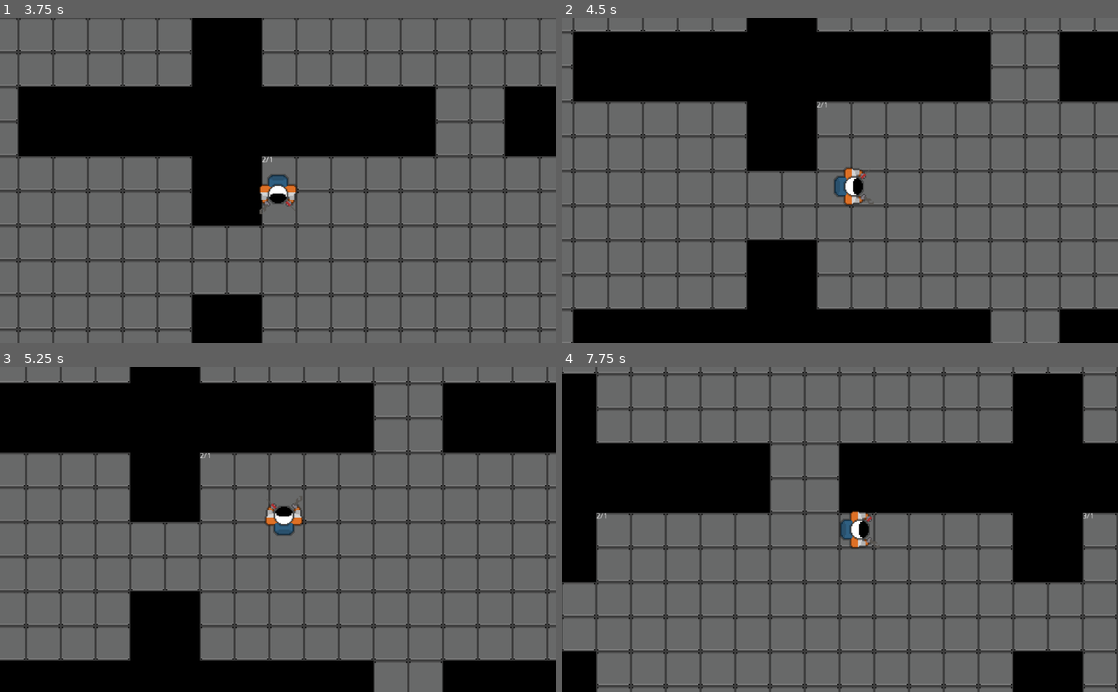
Above: before the commit, frames 1-4 (two rows, left to right).
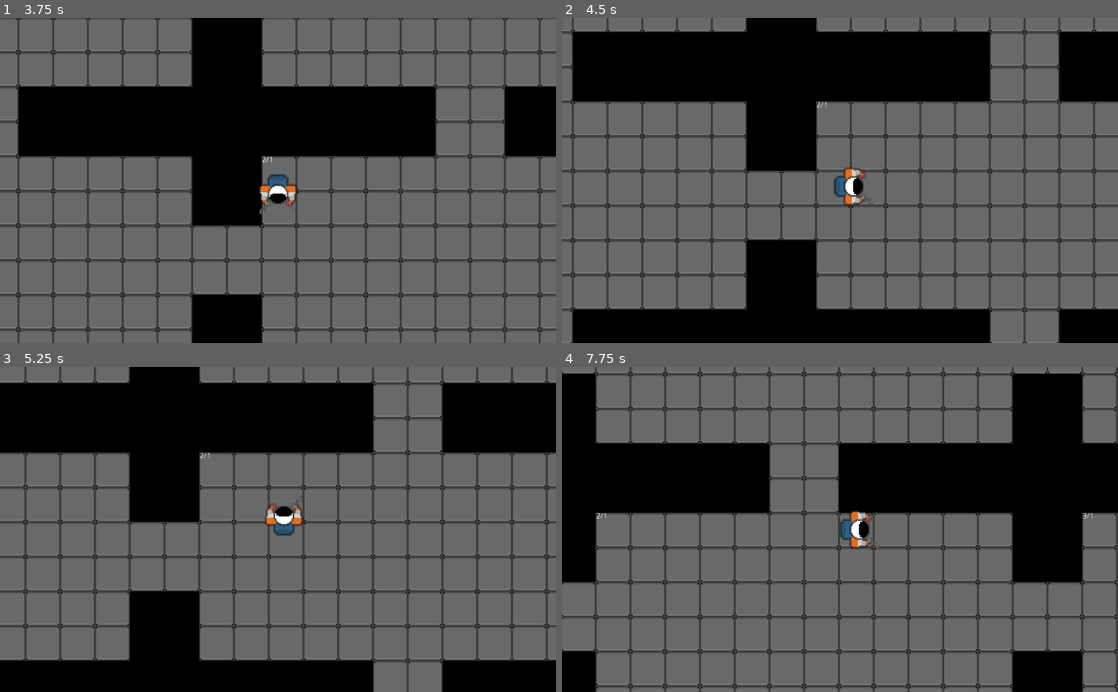
Above: after the commit, the same moments.

Repository: frankakn7/NothingIsPermanent
Game: Godot game, scene res://Main.tscn
The game is run twice, just before and just after one commit, with the same random seed, the same clock (stepped at 60 frames per second) and the same inputs.
Inputs:
- Up to frame 1 (3.75 s): hold W (move_up) 0.53-2.03 s; tap Enter at 1.25 s; tap Space at 2 s; hold A (move_left) 2.03-3.53 s; hold S (move_down) from 3.53 s (still down)
- Up to frame 2 (4.5 s): release S (move_down) at 4.28 s; hold D (move_right) from 4.28 s (still down)
- Up to frame 3 (5.25 s): release D (move_right) at 5.03 s; hold W (move_up) from 5.03 s (still down)
- Up to frame 4 (7.75 s): release W (move_up) at 5.78 s; hold D (move_right) from 5.78 s (still down)

Frame 1 is identical in both runs. In frame 2, 2.6% of the frame differs, in the area x 1-97%, y 0-100%; in frame 3, 2.8%; in frame 4, 3.1%, in the area x 0-100%, y 0-100%.

Commit message:
Added corridor walls

Diff:
--- a/Game_Files/Corridor.tscn
+++ b/Game_Files/CorridorHorizontal.tscn
@@ -18,6 +18,9 @@
 0/shapes = [  ]
 0/z_index = 0
 
+[sub_resource type="RectangleShape2D" id=2]
+extents = Vector2( 64, 10 )
+
 [node name="Corridor" type="Node2D"]
 
 [node name="TileMap" type="TileMap" parent="."]
@@ -25,3 +28,17 @@
 tile_set = SubResource( 1 )
 format = 1
 tile_data = PoolIntArray( 0, 0, 0, 1, 0, 0, 65536, 0, 0, 65537, 0, 0 )
+
+[node name="StaticBody2D" type="StaticBody2D" parent="."]
+position = Vector2( -10, -10 )
+
+[node name="CollisionShape2D" type="CollisionShape2D" parent="StaticBody2D"]
+position = Vector2( 74, 0 )
+shape = SubResource( 2 )
+
+[node name="StaticBody2D2" type="StaticBody2D" parent="."]
+position = Vector2( 138, 138 )
+
+[node name="CollisionShape2D" type="CollisionShape2D" parent="StaticBody2D2"]
+position = Vector2( -74, 0 )
+shape = SubResource( 2 )
--- /dev/null
+++ b/Game_Files/CorridorVertical.tscn
@@ -0,0 +1,44 @@
+[gd_scene load_steps=4 format=2]
+
+[ext_resource path="res://assets/tiles/base_tile.png" type="Texture" id=1]
+
+[sub_resource type="TileSet" id=1]
+0/name = "base_tile.png 0"
+0/texture = ExtResource( 1 )
+0/tex_offset = Vector2( 0, 0 )
+0/modulate = Color( 1, 1, 1, 1 )
+0/region = Rect2( 0, 0, 64, 64 )
+0/tile_mode = 0
+0/occluder_offset = Vector2( 0, 0 )
+0/navigation_offset = Vector2( 0, 0 )
+0/shape_offset = Vector2( 0, 0 )
+0/shape_transform = Transform2D( 1, 0, 0, 1, 0, 0 )
+0/shape_one_way = false
+0/shape_one_way_margin = 0.0
+0/shapes = [  ]
+0/z_index = 0
+
+[sub_resource type="RectangleShape2D" id=2]
+extents = Vector2( 10, 64 )
+
+[node name="Corridor" type="Node2D"]
+
+[node name="TileMap" type="TileMap" parent="."]
+z_index = -2
+tile_set = SubResource( 1 )
+format = 1
+tile_data = PoolIntArray( 0, 0, 0, 1, 0, 0, 65536, 0, 0, 65537, 0, 0 )
+
+[node name="StaticBody2D" type="StaticBody2D" parent="."]
+position = Vector2( -10, -10 )
+
+[node name="CollisionShape2D" type="CollisionShape2D" parent="StaticBody2D"]
+position = Vector2( 0, 74 )
+shape = SubResource( 2 )
+
+[node name="StaticBody2D2" type="StaticBody2D" parent="."]
+position = Vector2( 138, 138 )
+
+[node name="CollisionShape2D" type="CollisionShape2D" parent="StaticBody2D2"]
+position = Vector2( 0, -74 )
+shape = SubResource( 2 )
--- a/Game_Files/RoomManager.gd
+++ b/Game_Files/RoomManager.gd
@@ -2,7 +2,8 @@
 
 
 var room_scene = load("res://Room.tscn")
-var corridor_scene = load("res://Corridor.tscn")
+var corridor_hor_scene = load("res://CorridorHorizontal.tscn")
+var corridor_ver_scene = load("res://CorridorVertical.tscn")
 var room_distance = 128
 
 var room_layout = [	[1, 1, 1, 1],
@@ -35,14 +36,14 @@
 
 			# Horizontal Corridors
 			if x != 0:
-				var corridor_instance_h = corridor_scene.instance()
+				var corridor_instance_h = corridor_hor_scene.instance()
 				corridor_instance_h.set_name("Corridor_%d_%d_H" % [x, y])
 				add_child(corridor_instance_h)
 				corridor_instance_h.position = Vector2(room_instance.position.x - room_distance, room_instance.position.y + room_distance)
 
 			# Vertical corridor isntance
 			if y != 0:
-				var corridor_instance_v = corridor_scene.instance()
+				var corridor_instance_v = corridor_ver_scene.instance()
 				corridor_instance_v.set_name("Corridor_%d_%d_V" % [x, y])
 				add_child(corridor_instance_v)
 				corridor_instance_v.position = Vector2(room_instance.position.x + room_distance * 2 + (room_distance / 2), room_instance.position.y - room_distance)
Not shown: 1 places in Game_Files/CorridorHorizontal.tscn that only renumber resources
